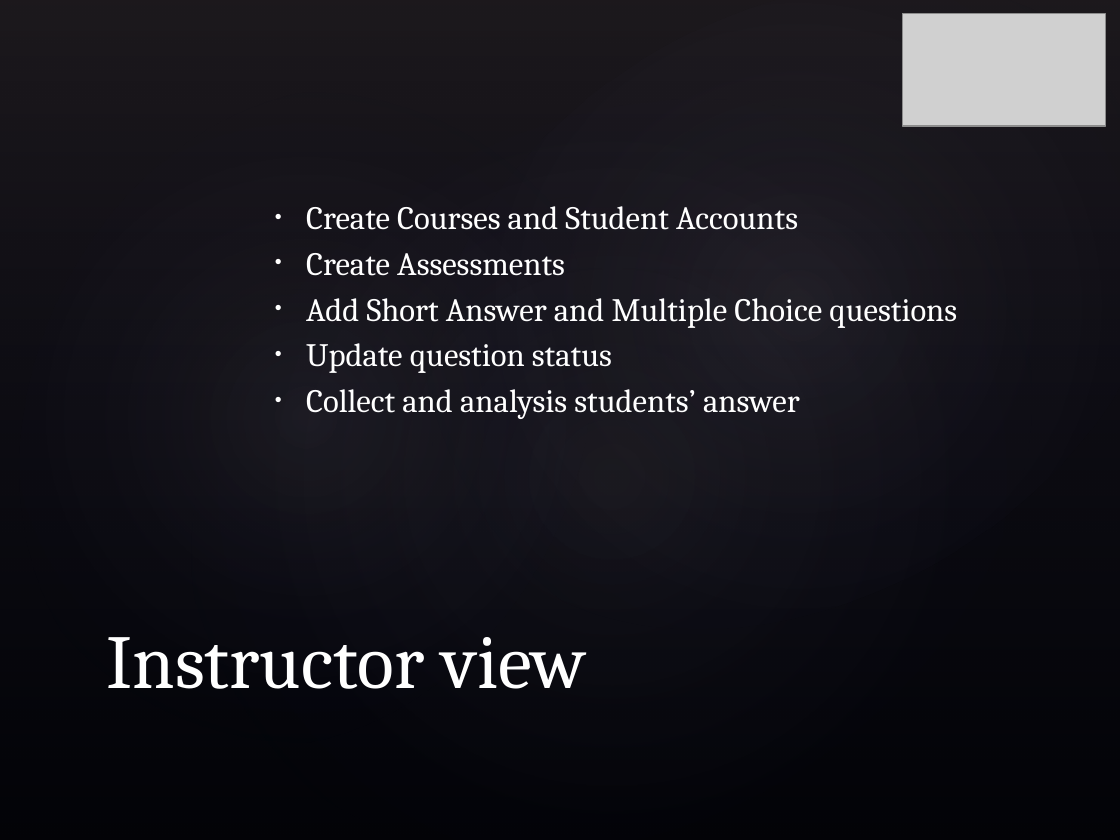
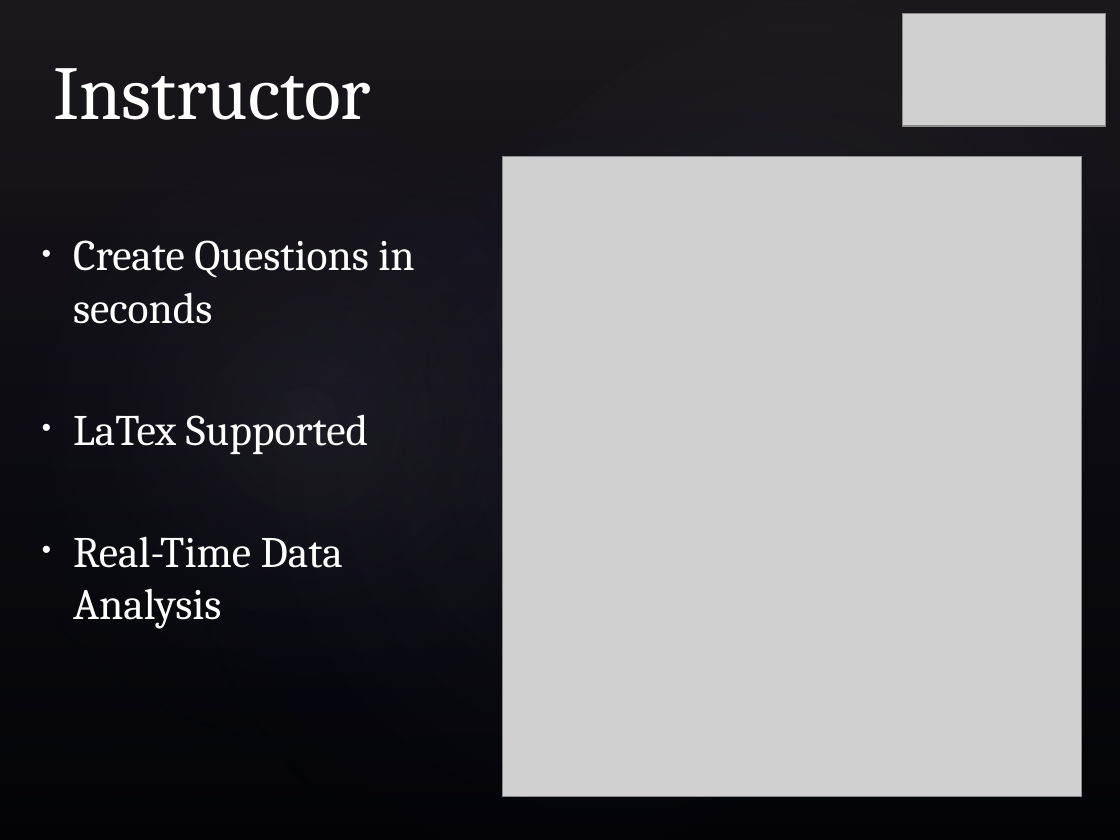
Before and after one commit to hadimuhammad/InPress, a slide deck: slide 5 of Documentation/Presentation.pptx. Drawn at 1120x840 pixels with LibreOffice and Linux fonts; fonts in the diff are those of the drawing; grey boxes stand for pictures; background and template pictures are left out. Boxes give left, top, right and bottom in pixels: in the first picture for what was removed or moved away, otherwise in the second. Text is boxed around its words. In the diff, an @@ line names an element or a change of style, - is before the commit and + after.

Commit message:
Adding Instructor stuff

```diff
--- a/Documentation/Presentation.pptx
+++ b/Documentation/Presentation.pptx
@@ title at bbox=[53, 68, 371, 120]: text changed @@
-Instructor view
+Instructor
@@ picture added at bbox=[503, 157, 1082, 796] @@
@@ text removed at bbox=[306, 206, 957, 419] @@
-• Create Courses and Student Accounts
-• Create Assessments
-• Add Short Answer and Multiple Choice questions
-• Update question status
-• Collect and analysis students’ answer
@@ text added at bbox=[73, 240, 414, 629], 28 pt, text #FFFFFF @@
+• Create Questions in seconds
+• LaTex Supported
+• Real-Time Data Analysis
```
